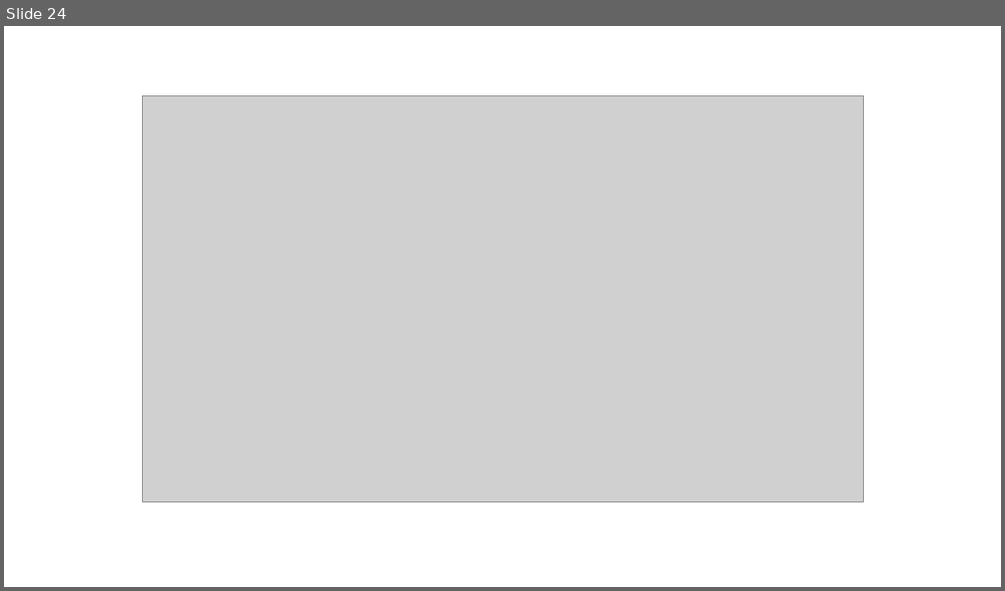
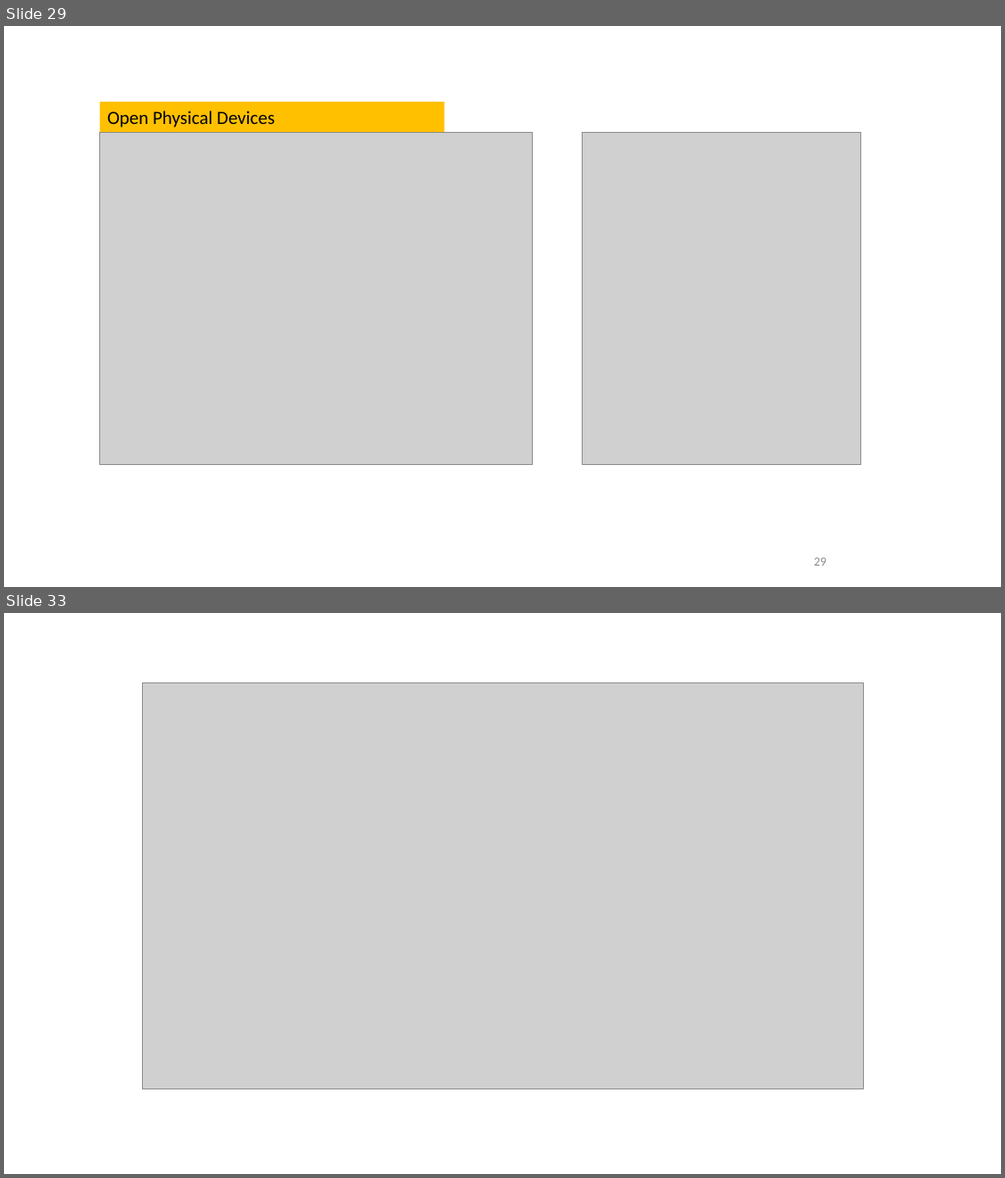
Before and after one commit to frankwxu/digital-forensics-lab, a slide deck: Basic_Computer_Skills_for_Forensics/1_PC_Introduction.pptx. Shown one above the other, each under a label of ours: slide 24 before the commit, slides 29 and 33 after it; the slides between them are not shown. The pictures are 1005x591 and 1005x1178 pixels, drawn with LibreOffice and Linux fonts; fonts in the diff are those of the drawing; grey boxes stand for pictures; background and template pictures are left out. Boxes give left, top, right and bottom in pixels: in the first picture for what was removed or moved away, otherwise in the second. Text is boxed around its words. In the diff, an @@ line names an element or a change of style, - is before the commit and + after.

```diff
--- a/Basic_Computer_Skills_for_Forensics/1_PC_Introduction.pptx
+++ b/Basic_Computer_Skills_for_Forensics/1_PC_Introduction.pptx
@@ slide 29 added at (x1=4, y1=26, x2=1001, y2=587), background #FFFFFF @@
@@ rectangle added at (x1=100, y1=102, x2=445, y2=131), fill #FFC000, 18 pt, text #000000 @@
+Open Physical Devices
@@ picture added at (x1=100, y1=132, x2=532, y2=465) @@
@@ picture added at (x1=582, y1=132, x2=861, y2=465) @@
@@ page number added at (x1=814, y1=557, x2=826, y2=565), 12 pt, text #8C8C8C @@
+29
@@ what was slide 24 is now slide 33 @@
```
Also in this commit, not shown: 6 slides changed, 11 other slides added, 2 slides removed.
